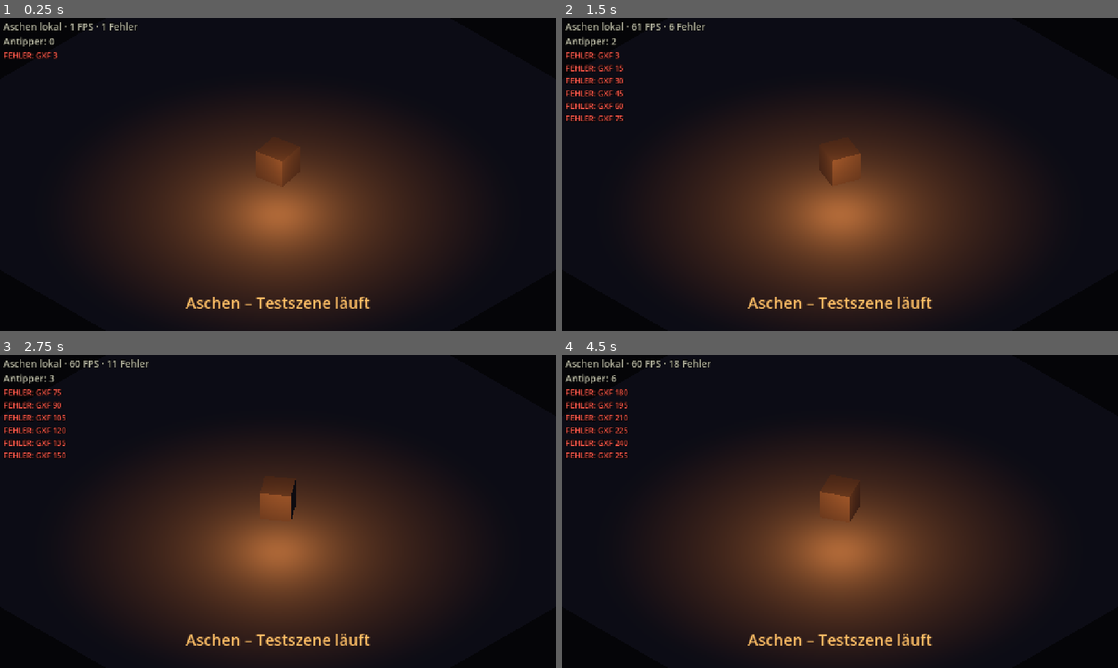
Above: before the commit, frames 1-4 (two rows, left to right).
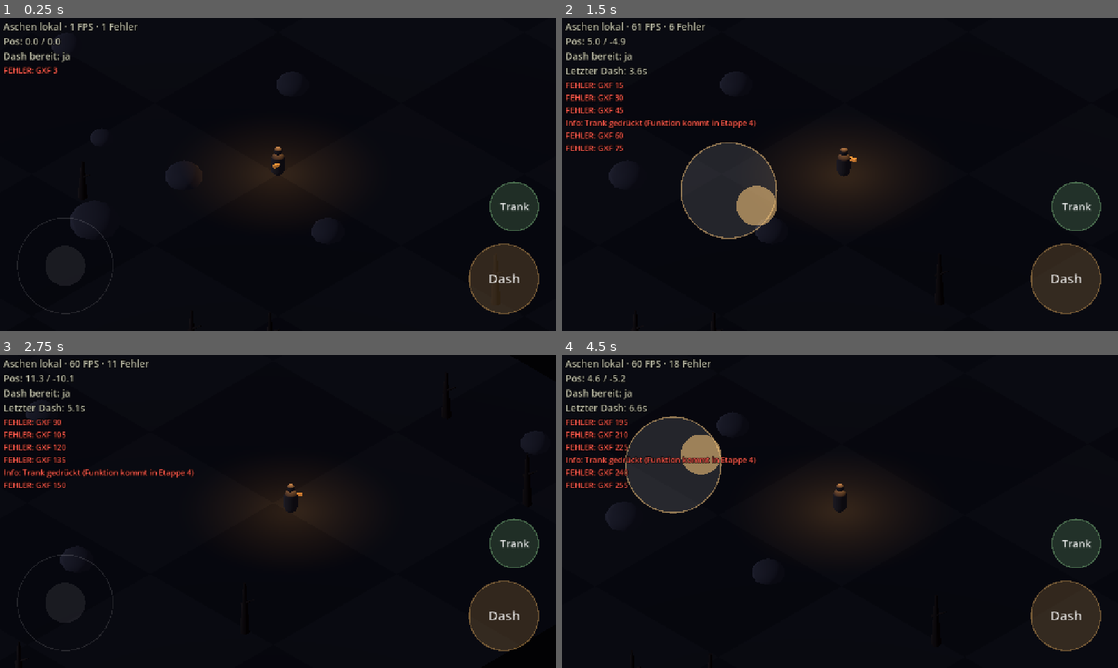
Above: after the commit, the same moments.

Repository: mxbstudio/Ashen
Game: Godot game, scene res://scenes/main.tscn
Same seed, same stepped clock (60 frames per second), same inputs: the game is played once before the commit and once after it. Before the commit the project starts from res://scenes/test.tscn.
Inputs (mouse positions are in pixels of both pictures, inside the frame that each line leads up to):
- Up to frame 1 (0.25 s): no input
- Up to frame 2 (1.5 s): move the mouse to (962, 158) at 0.52 s; hold D (move_right, bound only after the commit) 0.53-1.25 s; tap Space (dash, bound only after the commit) at 0.6 s; click (962, 158) at 0.67 s; tap Q (potion, bound only after the commit) at 0.8 s; drag from (728, 190) to (812, 237) at 1.27 s
- Up to frame 3 (2.75 s): move the mouse to (333, 442) at 2.02 s; hold D (move_right, bound only after the commit) from 2.03 s (still down); tap Space (dash, bound only after the commit) at 2.1 s; click (333, 442) at 2.17 s; tap Q (potion, bound only after the commit) at 2.3 s
- Up to frame 4 (4.5 s): release D (move_right, bound only after the commit) at 2.75 s; drag from (812, 574) to (673, 464) at 2.77 s; move the mouse to (1006, 558) at 3.52 s; hold A (move_left, bound only after the commit) 3.53-4.25 s; tap Space (dash, bound only after the commit) at 3.6 s; click (1006, 558) at 3.67 s; tap Q (potion, bound only after the commit) at 3.8 s; drag from (673, 464) to (756, 433) at 4.27 s

The runs differ from the first frame. In frame 1, 40% of the frame differs, in the area x 0-97%, y 4-100%; in frame 2, 40%; in frame 3, 41%; in frame 4, 44%, in the area x 0-97%, y 6-98%.

Commit message:
Etappe 1: Iso-Kamera, Hüter mit Bewegung und Dash, Touch-Joystick, Testgelände
Co-Authored-By: Claude Opus 5.5 <noreply@anthropic.com>
Claude-Session: https://claude.ai/code/session_01SBzu77qtinPeJUBJ9PgzyB

Diff:
--- a/project.godot
+++ b/project.godot
@@ -7,13 +7,14 @@
 
 config/name="Aschen"
 config/description="Prototyp v0.1 – düsteres isometrisches Action-RPG mit Festungsaufbau"
-run/main_scene="res://scenes/test.tscn"
+run/main_scene="res://scenes/main.tscn"
 config/features=PackedStringArray("4.7", "GL Compatibility")
 boot_splash/bg_color=Color(0, 0, 0, 1)
 boot_splash/show_image=false
 
 [autoload]
 
+Config="*res://scripts/config.gd"
 DebugOverlay="*res://scripts/debug_overlay.gd"
 
 [display]
--- /dev/null
+++ b/scenes/main.tscn
@@ -0,0 +1,47 @@
+[gd_scene load_steps=8 format=3]
+
+[ext_resource type="Script" path="res://scripts/test_terrain.gd" id="1"]
+[ext_resource type="PackedScene" path="res://scenes/player.tscn" id="2"]
+[ext_resource type="Script" path="res://scripts/camera_rig.gd" id="3"]
+[ext_resource type="Script" path="res://scripts/touch_controls.gd" id="4"]
+[ext_resource type="Script" path="res://scripts/main.gd" id="5"]
+
+[sub_resource type="Environment" id="Env_1"]
+background_mode = 1
+background_color = Color(0.01, 0.01, 0.015, 1)
+ambient_light_source = 2
+ambient_light_color = Color(0.3, 0.32, 0.45, 1)
+ambient_light_energy = 0.5
+
+[node name="Main" type="Node3D"]
+script = ExtResource("5")
+
+[node name="WorldEnvironment" type="WorldEnvironment" parent="."]
+environment = SubResource("Env_1")
+
+[node name="Moon" type="DirectionalLight3D" parent="."]
+transform = Transform3D(0.866025, 0.25, -0.433013, 0, 0.866025, 0.5, 0.5, -0.433013, 0.75, 0, 10, 0)
+light_color = Color(0.55, 0.6, 0.8, 1)
+light_energy = 0.25
+
+[node name="Terrain" type="Node3D" parent="."]
+script = ExtResource("1")
+
+[node name="Player" parent="." node_paths=PackedStringArray("camera_rig") instance=ExtResource("2")]
+camera_rig = NodePath("../CameraRig")
+
+[node name="CameraRig" type="Node3D" parent="." node_paths=PackedStringArray("target")]
+script = ExtResource("3")
+target = NodePath("../Player")
+
+[node name="UI" type="CanvasLayer" parent="."]
+
+[node name="TouchControls" type="Control" parent="UI"]
+layout_mode = 3
+anchors_preset = 15
+anchor_right = 1.0
+anchor_bottom = 1.0
+grow_horizontal = 2
+grow_vertical = 2
+mouse_filter = 2
+script = ExtResource("4")
--- /dev/null
+++ b/scenes/player.tscn
@@ -0,0 +1,62 @@
+[gd_scene load_steps=8 format=3]
+
+[ext_resource type="Script" path="res://scripts/player.gd" id="1"]
+
+[sub_resource type="CapsuleShape3D" id="Shape_body"]
+radius = 0.4
+height = 1.7
+
+[sub_resource type="CapsuleMesh" id="Mesh_body"]
+radius = 0.4
+height = 1.5
+radial_segments = 10
+rings = 3
+
+[sub_resource type="StandardMaterial3D" id="Mat_cloak"]
+albedo_color = Color(0.35, 0.3, 0.26, 1)
+
+[sub_resource type="SphereMesh" id="Mesh_head"]
+radius = 0.25
+height = 0.5
+radial_segments = 10
+rings = 5
+
+[sub_resource type="BoxMesh" id="Mesh_nose"]
+size = Vector3(0.18, 0.18, 0.4)
+
+[sub_resource type="StandardMaterial3D" id="Mat_nose"]
+albedo_color = Color(0.85, 0.6, 0.3, 1)
+emission_enabled = true
+emission = Color(1, 0.6, 0.2, 1)
+emission_energy_multiplier = 0.6
+
+[node name="Player" type="CharacterBody3D"]
+motion_mode = 1
+script = ExtResource("1")
+
+[node name="Collision" type="CollisionShape3D" parent="."]
+transform = Transform3D(1, 0, 0, 0, 1, 0, 0, 0, 1, 0, 0.85, 0)
+shape = SubResource("Shape_body")
+
+[node name="Model" type="Node3D" parent="."]
+
+[node name="Body" type="MeshInstance3D" parent="Model"]
+transform = Transform3D(1, 0, 0, 0, 1, 0, 0, 0, 1, 0, 0.75, 0)
+mesh = SubResource("Mesh_body")
+surface_material_override/0 = SubResource("Mat_cloak")
+
+[node name="Head" type="MeshInstance3D" parent="Model"]
+transform = Transform3D(1, 0, 0, 0, 1, 0, 0, 0, 1, 0, 1.65, 0)
+mesh = SubResource("Mesh_head")
+surface_material_override/0 = SubResource("Mat_cloak")
+
+[node name="Nose" type="MeshInstance3D" parent="Model"]
+transform = Transform3D(1, 0, 0, 0, 1, 0, 0, 0, 1, 0.3, 1.0, 0.45)
+mesh = SubResource("Mesh_nose")
+surface_material_override/0 = SubResource("Mat_nose")
+
+[node name="TempLight" type="OmniLight3D" parent="."]
+transform = Transform3D(1, 0, 0, 0, 1, 0, 0, 0, 1, 0, 2.2, 0)
+light_color = Color(1, 0.75, 0.45, 1)
+light_energy = 1.5
+omni_range = 7.0
--- a/scenes/test.tscn
+++ /dev/null
@@ -1,58 +0,0 @@
-[gd_scene load_steps=6 format=3]
-
-[ext_resource type="Script" path="res://scripts/test_scene.gd" id="1"]
-
-[sub_resource type="BoxMesh" id="BoxMesh_1"]
-
-[sub_resource type="StandardMaterial3D" id="Mat_cube"]
-albedo_color = Color(0.55, 0.5, 0.45, 1)
-
-[sub_resource type="PlaneMesh" id="PlaneMesh_1"]
-size = Vector2(20, 20)
-
-[sub_resource type="Environment" id="Env_1"]
-background_mode = 1
-background_color = Color(0.02, 0.02, 0.03, 1)
-ambient_light_source = 2
-ambient_light_color = Color(0.25, 0.25, 0.35, 1)
-ambient_light_energy = 0.3
-
-[node name="Test" type="Node3D"]
-script = ExtResource("1")
-
-[node name="WorldEnvironment" type="WorldEnvironment" parent="."]
-environment = SubResource("Env_1")
-
-[node name="Camera3D" type="Camera3D" parent="."]
-transform = Transform3D(0.707107, -0.408248, 0.57735, 0, 0.816497, 0.57735, -0.707107, -0.408248, 0.57735, 10, 10, 10)
-projection = 1
-size = 10.0
-
-[node name="Ground" type="MeshInstance3D" parent="."]
-mesh = SubResource("PlaneMesh_1")
-
-[node name="Cube" type="MeshInstance3D" parent="."]
-transform = Transform3D(1, 0, 0, 0, 1, 0, 0, 0, 1, 0, 0.5, 0)
-mesh = SubResource("BoxMesh_1")
-surface_material_override/0 = SubResource("Mat_cube")
-
-[node name="FireLight" type="OmniLight3D" parent="."]
-transform = Transform3D(1, 0, 0, 0, 1, 0, 0, 0, 1, 1.5, 1.5, 1.5)
-light_color = Color(1, 0.6, 0.3, 1)
-light_energy = 2.0
-omni_range = 8.0
-
-[node name="Title" type="Label" parent="."]
-anchors_preset = 7
-anchor_left = 0.5
-anchor_top = 1.0
-anchor_right = 0.5
-anchor_bottom = 1.0
-offset_left = -300.0
-offset_top = -90.0
-offset_right = 300.0
-offset_bottom = -30.0
-theme_override_font_sizes/font_size = 36
-theme_override_colors/font_color = Color(1, 0.75, 0.4, 1)
-text = "Aschen – Testszene läuft"
-horizontal_alignment = 1
--- /dev/null
+++ b/scripts/camera_rig.gd
@@ -0,0 +1,41 @@
+## Isometrische Kamera: orthografisch, schräg von oben (45° gedreht, ~35° geneigt).
+## Folgt sanft dem Ziel (dem Hüter).
+extends Node3D
+
+@export var target: Node3D
+
+const PITCH_DEG := -35.264   # klassischer Iso-Winkel
+const YAW_DEG := 45.0
+const DISTANCE := 40.0
+
+var camera: Camera3D
+
+
+func _ready() -> void:
+	camera = Camera3D.new()
+	camera.projection = Camera3D.PROJECTION_ORTHOGONAL
+	camera.size = Config.camera_size
+	camera.near = 1.0
+	camera.far = 100.0
+	camera.rotation_degrees = Vector3(PITCH_DEG, YAW_DEG, 0)
+	# Kamera entlang ihrer Blickrichtung nach hinten versetzen
+	camera.position = camera.transform.basis.z * DISTANCE
+	add_child(camera)
+	camera.current = true
+	if target:
+		global_position = target.global_position
+
+
+func _process(delta: float) -> void:
+	if target:
+		var w := 1.0 - exp(-Config.camera_follow * delta)
+		global_position = global_position.lerp(target.global_position, w)
+
+
+## Wandelt eine Bildschirm-Richtung (x rechts, y unten) in eine Bodenrichtung um.
+func screen_to_ground(dir: Vector2) -> Vector3:
+	var right := camera.global_transform.basis.x
+	var up := -camera.global_transform.basis.z   # Blickrichtung
+	right.y = 0
+	up.y = 0
+	return (right.normalized() * dir.x - up.normalized() * dir.y)
--- /dev/null
+++ b/scripts/config.gd
@@ -0,0 +1,79 @@
+## ZENTRALE SPIELWERTE – alle Zahlen zum Einstellen stehen hier.
+## Wird als "Autoload" geladen und ist überall als `Config.<name>` erreichbar.
+## Einheiten: Meter (m), Sekunden (s).
+extends Node
+
+# --- Hüter -----------------------------------------------------------------
+var player_max_health := 100.0
+var player_speed := 6.0            # m/s Laufgeschwindigkeit
+var dash_speed := 20.0             # m/s während des Dashs
+var dash_duration := 0.18          # s
+var dash_cooldown := 0.6           # s bis zum nächsten Dash
+var potions_start := 3
+var potion_heal := 40.0
+var carry_capacity := 15           # Trage: Einheiten
+var death_time_loss := 60.0        # s, die beim Tod vergehen
+
+# --- Laterne ---------------------------------------------------------------
+var lantern_burn_time := 180.0     # s volle Brenndauer
+var lantern_radius_max := 8.0      # m
+var lantern_radius_min := 2.0      # m
+var dark_damage_bonus := 0.5       # +50 % Gegnerschaden außerhalb des Lichts
+
+# --- Feuer & Festung -------------------------------------------------------
+var fire_wood_start := 20
+var fire_seconds_per_wood := 20.0
+var food_start := 15
+var food_seconds_per_person := 60.0
+var residents_start := 5
+var scrapyard_seconds_per_wood := 45.0   # Trümmerhof
+var mushroom_seconds_per_food := 40.0    # Pilzkeller
+
+# --- Belagerung ------------------------------------------------------------
+var siege_interval := 480.0        # s (8 min)
+var siege_warning := 30.0          # s Vorzeichen
+var gate_health := 200.0
+
+# --- Skills (Cast-Zeiten in s) --------------------------------------------
+var cast_sickle := 0.8
+var cast_bow := 0.6
+var cast_ember := 0.5
+var cast_bell := 1.6
+var cast_modifier := 0.2
+
+# --- Gegner-Leben ----------------------------------------------------------
+var hp_crawler := 10.0
+var hp_lighteater := 20.0
+var hp_lost := 80.0
+var hp_boss := 800.0
+
+# --- Kamera ----------------------------------------------------------------
+var camera_size := 18.0            # wie viele Meter senkrecht ins Bild passen
+var camera_follow := 8.0           # wie schnell die Kamera folgt
+
+# --- Touch-Steuerung -------------------------------------------------------
+var joystick_radius := 110.0       # Pixel (bezogen auf 1280×720)
+var button_radius := 80.0
+
+
+func _ready() -> void:
+	_setup_input()
+
+
+## Tastenbelegung: WASD/Pfeile bewegen, Leertaste Dash, Q Trank.
+func _setup_input() -> void:
+	_bind("move_left", [KEY_A, KEY_LEFT])
+	_bind("move_right", [KEY_D, KEY_RIGHT])
+	_bind("move_up", [KEY_W, KEY_UP])
+	_bind("move_down", [KEY_S, KEY_DOWN])
+	_bind("dash", [KEY_SPACE])
+	_bind("potion", [KEY_Q])
+
+
+func _bind(action: String, keys: Array) -> void:
+	if not InputMap.has_action(action):
+		InputMap.add_action(action, 0.2)
+	for k in keys:
+		var ev := InputEventKey.new()
+		ev.physical_keycode = k
+		InputMap.action_add_event(action, ev)
--- a/scripts/debug_overlay.gd
+++ b/scripts/debug_overlay.gd
@@ -33,7 +33,7 @@
 
 ## Eigene Meldung in die Fehlerliste schreiben (z. B. für Hinweise beim Testen).
 func note(text: String) -> void:
-	_add_error_line(text)
+	_add_error_line("Info: " + text, false)
 
 
 func _read_build_info() -> String:
@@ -88,8 +88,9 @@
 		_details = not _details
 
 
-func _add_error_line(text: String) -> void:
-	_error_count += 1
+func _add_error_line(text: String, is_error := true) -> void:
+	if is_error:
+		_error_count += 1
 	_error_lines.append(text)
 	while _error_lines.size() > MAX_ERRORS:
 		_error_lines.pop_front()
--- /dev/null
+++ b/scripts/main.gd
@@ -0,0 +1,13 @@
+## Hauptszene: verbindet die Teile des Spiels miteinander.
+extends Node3D
+
+@onready var player: CharacterBody3D = $Player
+
+
+func _ready() -> void:
+	player.dashed.connect(func(): DebugOverlay.watch("Letzter Dash", "%.1fs" % (Time.get_ticks_msec() / 1000.0)))
+
+
+func _process(_delta: float) -> void:
+	if Input.is_action_just_pressed("potion"):
+		DebugOverlay.note("Trank gedrückt (Funktion kommt in Etappe 4)")
--- /dev/null
+++ b/scripts/player.gd
@@ -0,0 +1,56 @@
+## Der Hüter: läuft und dasht. (Kampf, Licht usw. kommen in späteren Etappen.)
+extends CharacterBody3D
+
+signal dashed
+
+@export var camera_rig: Node3D
+
+@onready var model: Node3D = $Model
+
+var facing := Vector3(0, 0, 1)     # Blickrichtung auf dem Boden
+var _dash_time := 0.0
+var _dash_cd := 0.0
+var _dash_dir := Vector3.ZERO
+
+
+func _physics_process(delta: float) -> void:
+	_dash_cd = maxf(_dash_cd - delta, 0.0)
+
+	var input := Input.get_vector("move_left", "move_right", "move_up", "move_down")
+	var move := Vector3.ZERO
+	if input.length() > 0.05 and camera_rig:
+		move = camera_rig.screen_to_ground(input)
+		if move.length() > 1.0:
+			move = move.normalized()
+		facing = move.normalized()
+
+	if Input.is_action_just_pressed("dash"):
+		try_dash()
+
+	if _dash_time > 0.0:
+		_dash_time -= delta
+		velocity = _dash_dir * Config.dash_speed
+	else:
+		velocity = move * Config.player_speed
+
+	move_and_slide()
+	global_position.y = 0.0
+
+	# Figur in Blickrichtung drehen
+	var target_angle := atan2(facing.x, facing.z)
+	model.rotation.y = lerp_angle(model.rotation.y, target_angle, 1.0 - exp(-15.0 * delta))
+	# kleiner Effekt: beim Dash flacher/länger
+	var s := 1.0 if _dash_time <= 0.0 else 0.8
+	model.scale = model.scale.lerp(Vector3(1, s, 1), 0.4)
+
+	DebugOverlay.watch("Pos", "%.1f / %.1f" % [global_position.x, global_position.z])
+	DebugOverlay.watch("Dash bereit", "ja" if _dash_cd <= 0.0 else "%.1fs" % _dash_cd)
+
+
+func try_dash() -> void:
+	if _dash_cd > 0.0 or _dash_time > 0.0:
+		return
+	_dash_dir = facing
+	_dash_time = Config.dash_duration
+	_dash_cd = Config.dash_cooldown
+	dashed.emit()
--- a/scripts/test_scene.gd
+++ /dev/null
@@ -1,21 +0,0 @@
-## Etappe 0: leere Testszene. Zeigt nur einen sich drehenden Würfel im Feuerschein,
-## damit wir sehen, dass der Weg GitHub → Web-Export → Handy-Browser funktioniert.
-extends Node3D
-
-@onready var cube: MeshInstance3D = $Cube
-@onready var fire_light: OmniLight3D = $FireLight
-var _t := 0.0
-var _taps := 0
-
-
-func _process(delta: float) -> void:
-	_t += delta
-	cube.rotate_y(delta * 0.8)
-	# leichtes Flackern wie ein Feuer
-	fire_light.light_energy = 2.0 + sin(_t * 9.0) * 0.15 + sin(_t * 23.0) * 0.1
-	DebugOverlay.watch("Antipper", _taps)
-
-
-func _unhandled_input(event: InputEvent) -> void:
-	if event is InputEventScreenTouch and event.pressed:
-		_taps += 1
--- /dev/null
+++ b/scripts/test_terrain.gd
@@ -0,0 +1,122 @@
+## Etappe 1: einfaches Testgelände – Boden, Felsen, tote Bäume und ein Rand.
+## Alles aus einfachen Formen, im Code erzeugt.
+extends Node3D
+
+const HALF_SIZE := 30.0   # Gelände ist 60 × 60 m
+
+var _rock_mat := StandardMaterial3D.new()
+var _tree_mat := StandardMaterial3D.new()
+
+
+func _ready() -> void:
+	_rock_mat.albedo_color = Color(0.32, 0.3, 0.3)
+	_tree_mat.albedo_color = Color(0.22, 0.17, 0.13)
+	_make_ground()
+	_make_border()
+	var rng := RandomNumberGenerator.new()
+	rng.seed = 7   # fester Startwert -> Gelände sieht immer gleich aus
+	for i in 25:
+		var p := Vector3(rng.randf_range(-27, 27), 0, rng.randf_range(-27, 27))
+		if p.length() < 5.0:
+			continue   # Startplatz frei lassen
+		if i % 2 == 0:
+			_make_rock(p, rng.randf_range(0.6, 1.6))
+		else:
+			_make_tree(p, rng.randf_range(2.0, 3.5))
+
+
+func _make_ground() -> void:
+	var ground := MeshInstance3D.new()
+	var plane := PlaneMesh.new()
+	plane.size = Vector2(HALF_SIZE * 2, HALF_SIZE * 2)
+	plane.subdivide_width = 12   # Unterteilung: Punktlichter sehen dadurch weicher aus
+	plane.subdivide_depth = 12
+	ground.mesh = plane
+	var mat := StandardMaterial3D.new()
+	mat.albedo_color = Color(0.2, 0.19, 0.18)
+	ground.material_override = mat
+	add_child(ground)
+	# Schachbrett-Flecken, damit man Bewegung sieht
+	var spot_mat := StandardMaterial3D.new()
+	spot_mat.albedo_color = Color(0.16, 0.15, 0.15)
+	for x in range(-3, 3):
+		for z in range(-3, 3):
+			if (x + z) % 2 == 0:
+				var spot := MeshInstance3D.new()
+				var pm := PlaneMesh.new()
+				pm.size = Vector2(10, 10)
+				spot.mesh = pm
+				spot.material_override = spot_mat
+				spot.position = Vector3(x * 10 + 5, 0.01, z * 10 + 5)
+				add_child(spot)
+
+
+func _make_border() -> void:
+	for side in 4:
+		var body := StaticBody3D.new()
+		var shape := CollisionShape3D.new()
+		var box := BoxShape3D.new()
+		box.size = Vector3(HALF_SIZE * 2 + 2, 4, 1)
+		shape.shape = box
+		body.add_child(shape)
+		body.rotation.y = side * PI / 2.0
+		body.position = Vector3(0, 2, HALF_SIZE + 0.5).rotated(Vector3.UP, side * PI / 2.0)
+		add_child(body)
+
+
+func _make_rock(pos: Vector3, r: float) -> void:
+	var body := StaticBody3D.new()
+	body.position = pos
+	var mesh := MeshInstance3D.new()
+	var sphere := SphereMesh.new()
+	sphere.radius = r
+	sphere.height = r * 1.4
+	sphere.radial_segments = 8
+	sphere.rings = 4
+	mesh.mesh = sphere
+	mesh.material_override = _rock_mat
+	mesh.position.y = r * 0.3
+	body.add_child(mesh)
+	var shape := CollisionShape3D.new()
+	var cyl := CylinderShape3D.new()
+	cyl.radius = r * 0.9
+	cyl.height = 2.0
+	shape.shape = cyl
+	shape.position.y = 1.0
+	body.add_child(shape)
+	add_child(body)
+
+
+func _make_tree(pos: Vector3, h: float) -> void:
+	var body := StaticBody3D.new()
+	body.position = pos
+	var mesh := MeshInstance3D.new()
+	var cyl := CylinderMesh.new()
+	cyl.top_radius = 0.08
+	cyl.bottom_radius = 0.3
+	cyl.height = h
+	cyl.radial_segments = 6
+	mesh.mesh = cyl
+	mesh.material_override = _tree_mat
+	mesh.position.y = h / 2.0
+	body.add_child(mesh)
+	# ein schräger Ast
+	var branch := MeshInstance3D.new()
+	var bm := CylinderMesh.new()
+	bm.top_radius = 0.03
+	bm.bottom_radius = 0.1
+	bm.height = h * 0.4
+	bm.radial_segments = 5
+	branch.mesh = bm
+	branch.material_override = _tree_mat
+	branch.position = Vector3(0.25, h * 0.65, 0)
+	branch.rotation.z = -0.9
+	body.add_child(branch)
+	var shape := CollisionShape3D.new()
+	var cs := CylinderShape3D.new()
+	cs.radius = 0.35
+	cs.height = 2.0
+	shape.shape = cs
+	shape.position.y = 1.0
+	body.add_child(shape)
+	add_child(body)
--- /dev/null
+++ b/scripts/touch_controls.gd
@@ -0,0 +1,138 @@
+## Touch-Steuerung fürs Handy:
+## - linke Bildschirmhälfte: Joystick erscheint dort, wo der Daumen aufsetzt
+## - rechts unten: großer Dash-Knopf, darüber der Trank-Knopf
+## Die Eingaben werden als ganz normale "Aktionen" weitergegeben (wie Tasten),
+## deshalb funktionieren Touch und Tastatur gleich.
+extends Control
+
+const IDLE_ALPHA := 0.35
+
+var _joy_index := -1
+var _joy_center := Vector2.ZERO
+var _joy_vec := Vector2.ZERO
+var _button_touch := {}     # Touch-Nummer -> Aktion ("dash"/"potion")
+var _pressed := {"dash": false, "potion": false}
+
+
+func _ready() -> void:
+	set_anchors_preset(Control.PRESET_FULL_RECT)
+	mouse_filter = Control.MOUSE_FILTER_IGNORE
+
+
+## Mittelpunkt der Knöpfe (abhängig von der Bildschirmgröße).
+func button_center(action: String) -> Vector2:
+	var s := size
+	var r := Config.button_radius
+	match action:
+		"dash":
+			return Vector2(s.x - r - 40, s.y - r - 40)
+		"potion":
+			return Vector2(s.x - r * 0.7 - 40, s.y - r * 2.0 - 40 - r * 0.7 - 30)
+	return Vector2.ZERO
+
+
+func button_radius(action: String) -> float:
+	return Config.button_radius * (1.0 if action == "dash" else 0.7)
+
+
+func _input(event: InputEvent) -> void:
+	if event is InputEventScreenTouch:
+		if event.pressed:
+			_on_touch_down(event.index, event.position)
+		else:
+			_on_touch_up(event.index)
+	elif event is InputEventScreenDrag and event.index == _joy_index:
+		_update_joystick(event.position)
+
+
+func _on_touch_down(index: int, pos: Vector2) -> void:
+	for action in ["dash", "potion"]:
+		if pos.distance_to(button_center(action)) <= button_radius(action) * 1.2:
+			_button_touch[index] = action
+			_pressed[action] = true
+			Input.action_press(action)
+			get_viewport().set_input_as_handled()
+			queue_redraw()
+			return
+	if pos.x < size.x * 0.5 and _joy_index == -1:
+		_joy_index = index
+		_joy_center = pos
+		_joy_vec = Vector2.ZERO
+		get_viewport().set_input_as_handled()
+		queue_redraw()
+
+
+func _on_touch_up(index: int) -> void:
+	if _button_touch.has(index):
+		var action: String = _button_touch[index]
+		_button_touch.erase(index)
+		_pressed[action] = false
+		Input.action_release(action)
+		queue_redraw()
+	elif index == _joy_index:
+		_joy_index = -1
+		_joy_vec = Vector2.ZERO
+		_apply_joystick()
+		queue_redraw()
+
+
+func _update_joystick(pos: Vector2) -> void:
+	var r := Config.joystick_radius
+	var d := pos - _joy_center
+	# Zieht man weiter als den Rand, wandert der Joystick mit
+	if d.length() > r:
+		_joy_center = pos - d.normalized() * r
+		d = pos - _joy_center
+	_joy_vec = d / r
+	_apply_joystick()
+	get_viewport().set_input_as_handled()
+	queue_redraw()
+
+
+func _apply_joystick() -> void:
+	var v := _joy_vec
+	if v.length() < 0.15:   # kleine tote Zone
+		v = Vector2.ZERO
+	_set_axis("move_right", maxf(v.x, 0.0))
+	_set_axis("move_left", maxf(-v.x, 0.0))
+	_set_axis("move_down", maxf(v.y, 0.0))
+	_set_axis("move_up", maxf(-v.y, 0.0))
+
+
+func _set_axis(action: String, strength: float) -> void:
+	if strength > 0.0:
+		Input.action_press(action, strength)
+	else:
+		Input.action_release(action)
+
+
+func _draw() -> void:
+	var r := Config.joystick_radius
+	if _joy_index != -1:
+		draw_circle(_joy_center, r, Color(1, 1, 1, 0.12))
+		draw_arc(_joy_center, r, 0, TAU, 48, Color(1, 0.8, 0.5, 0.5), 3.0)
+		draw_circle(_joy_center + _joy_vec * r, r * 0.42, Color(1, 0.8, 0.5, 0.55))
+	else:
+		# Hinweis, wo der Joystick ist
+		var c := Vector2(40 + r, size.y - 40 - r)
+		draw_arc(c, r, 0, TAU, 48, Color(1, 1, 1, 0.12), 2.0)
+		draw_circle(c, r * 0.42, Color(1, 1, 1, 0.08))
+
+	var font := get_theme_default_font()
+	for action in ["dash", "potion"]:
+		var c := button_center(action)
+		var br := button_radius(action)
+		var a := 0.75 if _pressed[action] else IDLE_ALPHA
+		var col := Color(1, 0.75, 0.4, a) if action == "dash" else Color(0.6, 0.9, 0.6, a)
+		draw_circle(c, br, Color(col, a * 0.5))
+		draw_arc(c, br, 0, TAU, 48, col, 3.0)
+		var label := "Dash" if action == "dash" else "Trank"
+		var fs := 30 if action == "dash" else 24
+		var ts := font.get_string_size(label, HORIZONTAL_ALIGNMENT_CENTER, -1, fs)
+		draw_string(font, c + Vector2(-ts.x / 2.0, ts.y / 4.0), label,
+				HORIZONTAL_ALIGNMENT_CENTER, -1, fs, Color(1, 1, 1, 0.85))
+
+
+func _notification(what: int) -> void:
+	if what == NOTIFICATION_RESIZED:
+		queue_redraw()
Not shown, added: scripts/camera_rig.gd.uid
Not shown, added: scripts/config.gd.uid
Not shown, added: scripts/main.gd.uid
Not shown, added: scripts/player.gd.uid
Not shown, removed: scripts/test_scene.gd.uid
Not shown, added: scripts/test_terrain.gd.uid
Not shown, added: scripts/touch_controls.gd.uid
Not shown, changed: FORTSCHRITT.md
